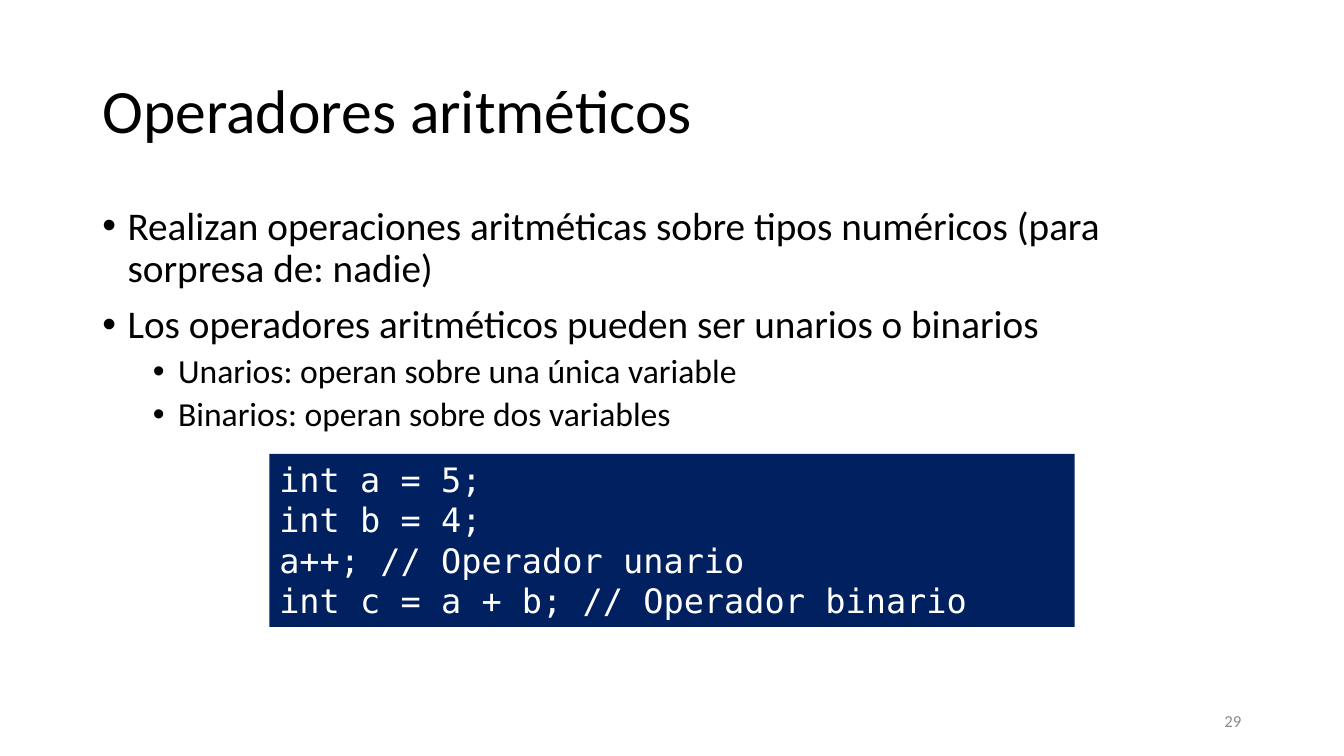
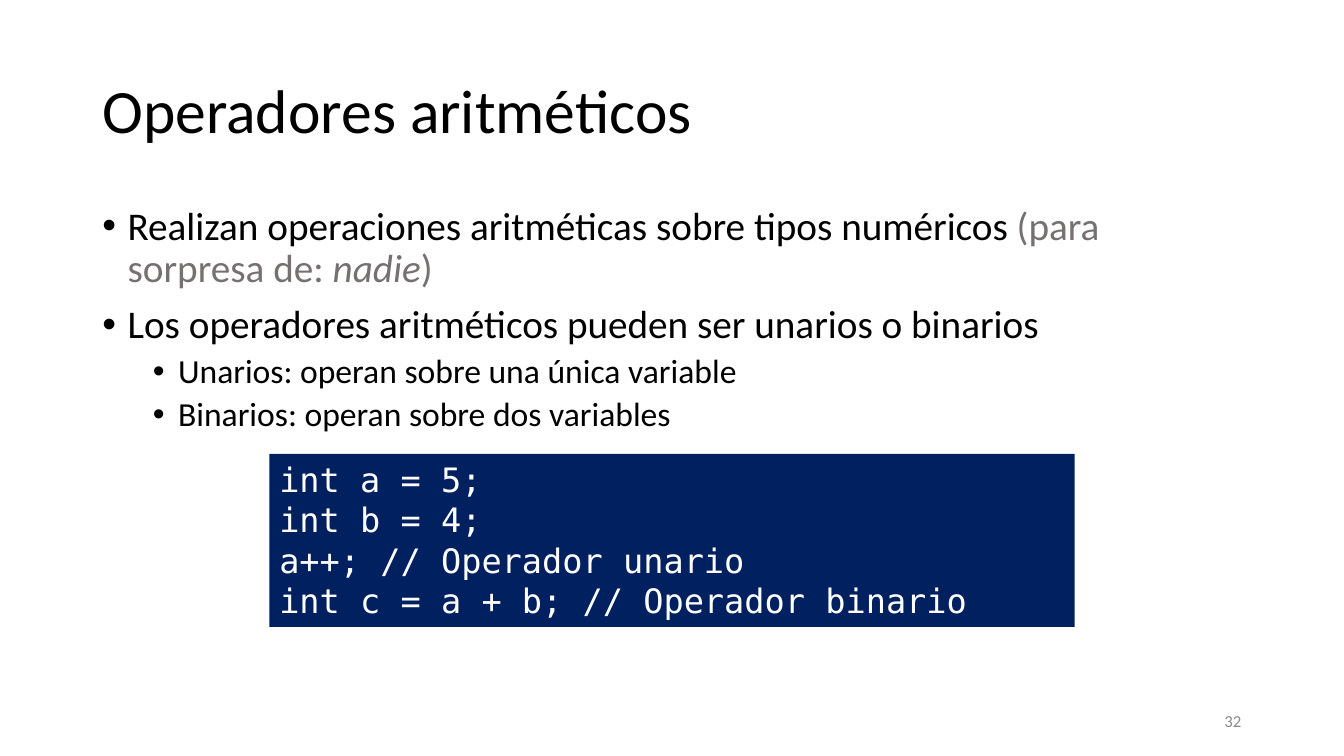
Before and after one commit to SergioLuis/hour-of-code-uva-2021, a slide deck: slide 32 of slides.pptx (slide 29 before the commit). Drawn at 1344x756 pixels with LibreOffice and Linux fonts; fonts in the diff are those of the drawing. Boxes give left, top, right and bottom in pixels: in the first picture for what was removed or moved away, otherwise in the second. Text is boxed around its words. In the diff, an @@ line names an element or a change of style, - is before the commit and + after.

```diff
--- a/slides.pptx
+++ b/slides.pptx
@@ text at (x1=128, y1=211, x2=1100, y2=289): text colour #000000 to #767171 in "(para sorpresa de: nadie)"; italic on in "nadie)" @@
@@ page number at (x1=1224, y1=716, x2=1241, y2=727): text changed @@
-29
+32
```
Also in this commit, not shown: 8 other slides changed, 16 slides added, 1 other file.
